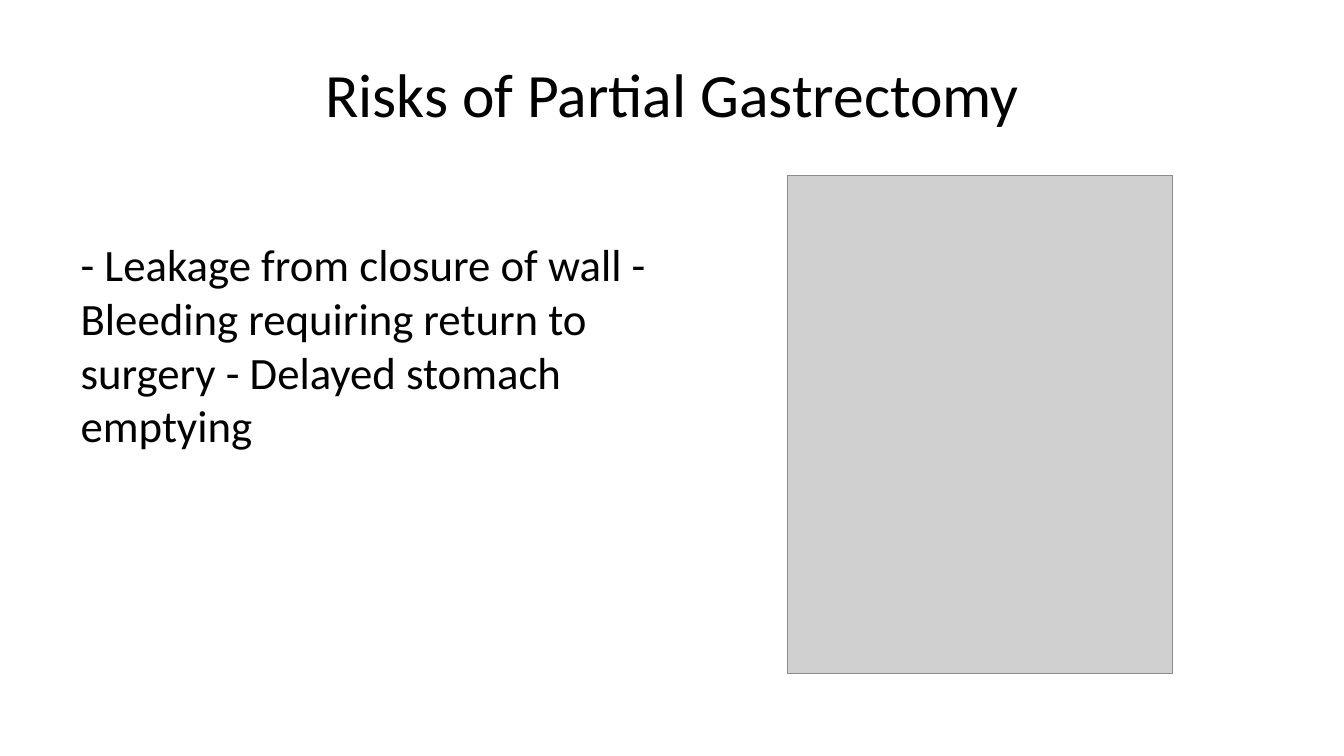
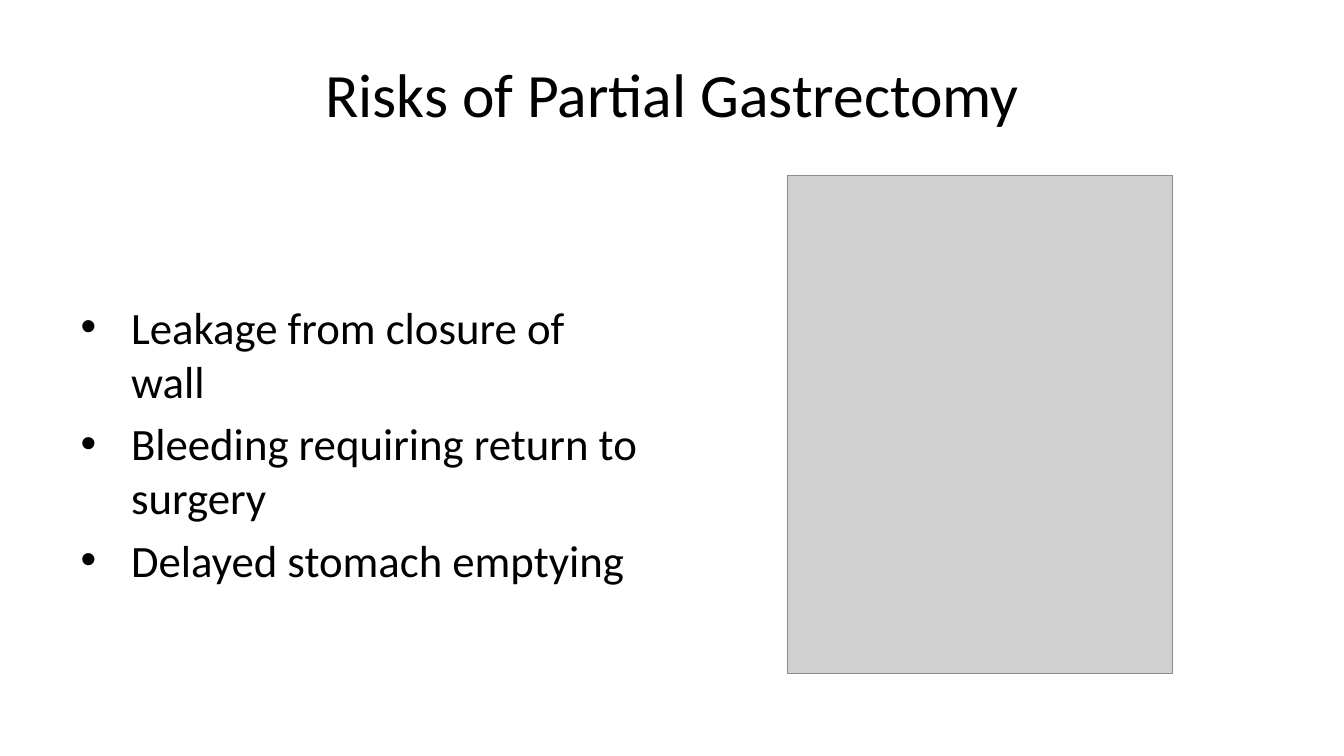
Before and after one commit to jcsalo/patient_education, a slide deck: slide 9 of lci_gist.pptx (slide 7 before the commit). Drawn at 1344x756 pixels with LibreOffice and Linux fonts; fonts in the diff are those of the drawing; grey boxes stand for pictures. Boxes give left, top, right and bottom in pixels: in the first picture for what was removed or moved away, otherwise in the second. Text is boxed around its words. In the diff, an @@ line names an element or a change of style, - is before the commit and + after.

```diff
--- a/lci_gist.pptx
+++ b/lci_gist.pptx
@@ text at [131, 313, 637, 585]: text changed @@
-- Leakage from closure of wall - Bleeding requiring return to surgery - Delayed stomach emptying
+• Leakage from closure of wall
+• Bleeding requiring return to surgery
+• Delayed stomach emptying
```
Also in this commit, not shown: 2 other slides changed, 2 slides added, 52 other files.
